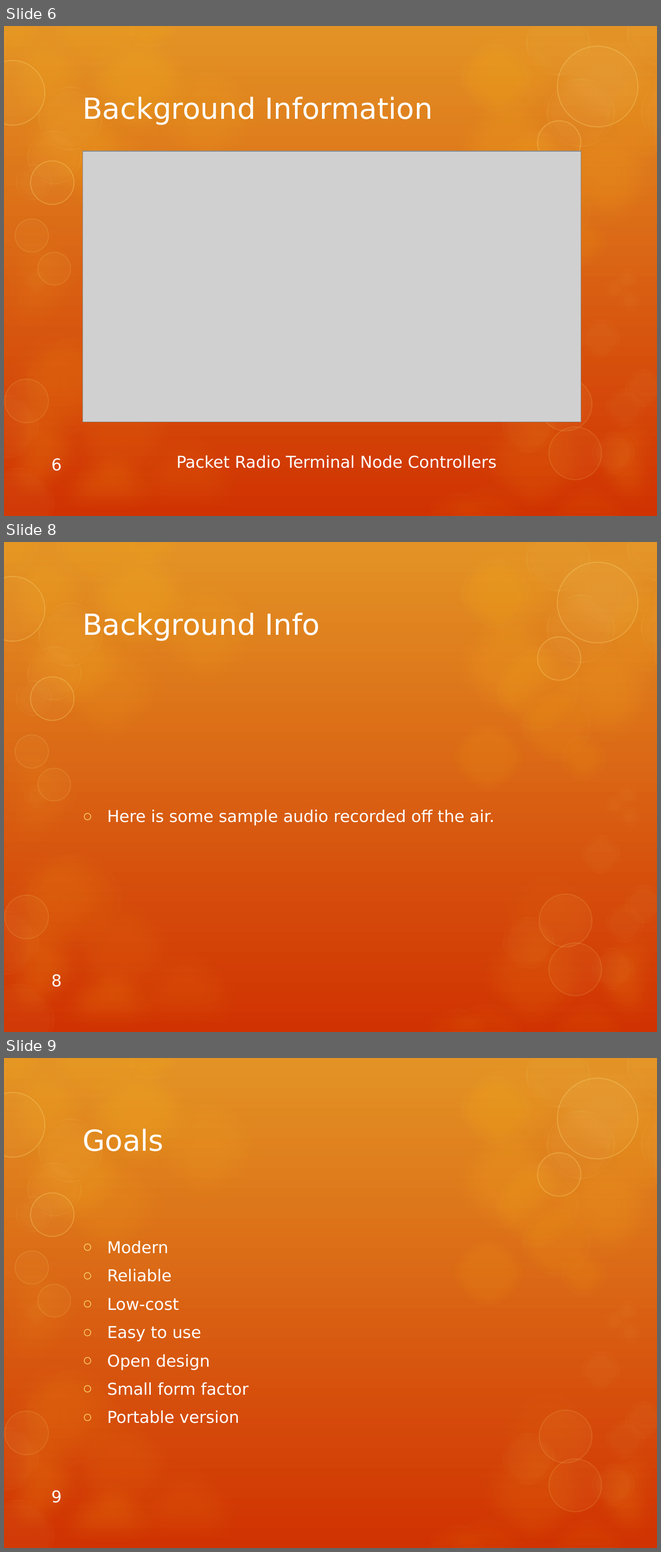
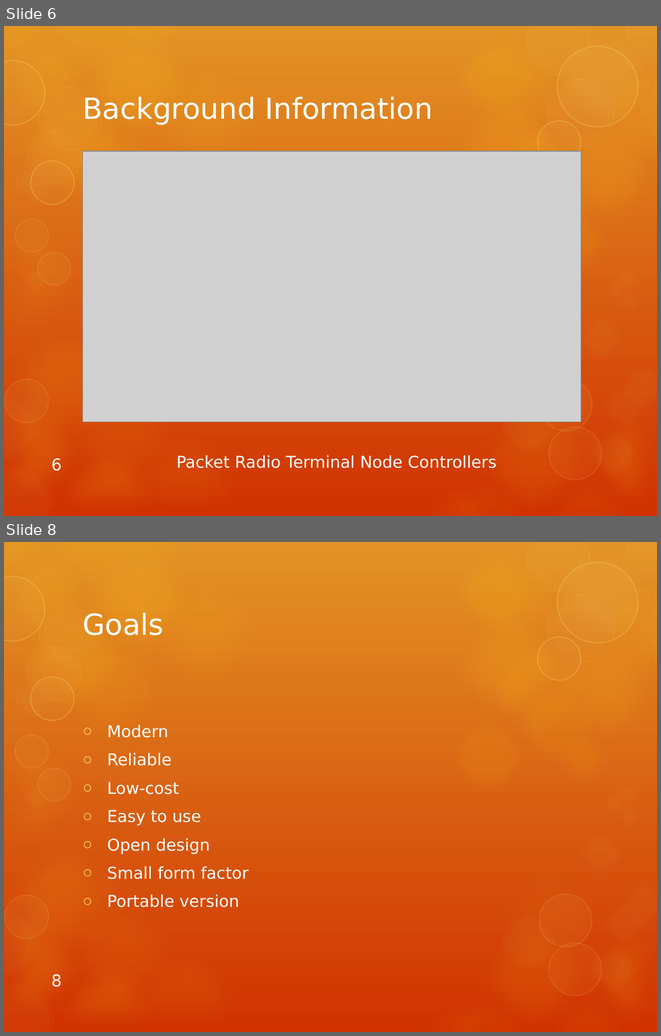
Before and after one commit to tcort/va2epr-tnc, a slide deck: documents/Project Proposal Presentation.pptx. Shown one above the other, each under a label of ours: slides 6, 8 and 9 before the commit, slides 6 and 8 after it; the slides between them are not shown. The pictures are 661x1552 and 661x1036 pixels, drawn with LibreOffice and Linux fonts; fonts in the diff are those of the drawing; grey boxes stand for pictures. Boxes give left, top, right and bottom in pixels: in the first picture for what was removed or moved away, otherwise in the second. Text is boxed around its words. In the diff, an @@ line names an element or a change of style, - is before the commit and + after.

```diff
--- a/documents/Project Proposal Presentation.pptx
+++ b/documents/Project Proposal Presentation.pptx
@@ slide 8 removed at (4, 542, 657, 1032), background gradient #E39325 to #D13202; not listed: 58 template elements that a slide beside it also shows @@
@@ title removed at (82, 612, 320, 641) @@
-Background Info
@@ text removed at (107, 809, 494, 826) @@
-○ Here is some sample audio recorded off the air.
@@ page number removed at (51, 974, 62, 987) @@
-8
@@ what was slide 9 is now slide 8 @@
@@ page number at (51, 974, 62, 987): text changed @@
-9
+8
```
Also in this commit, not shown: 10 slides changed, 1 other file.
